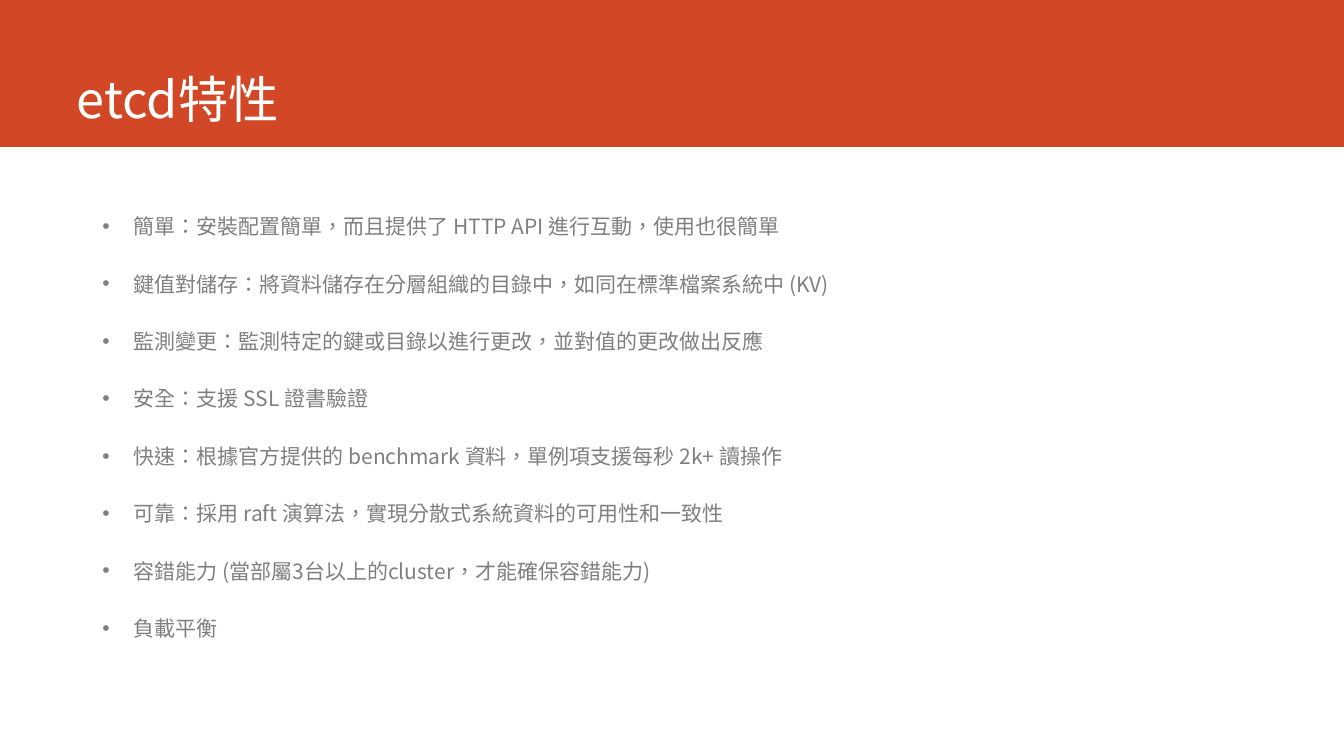
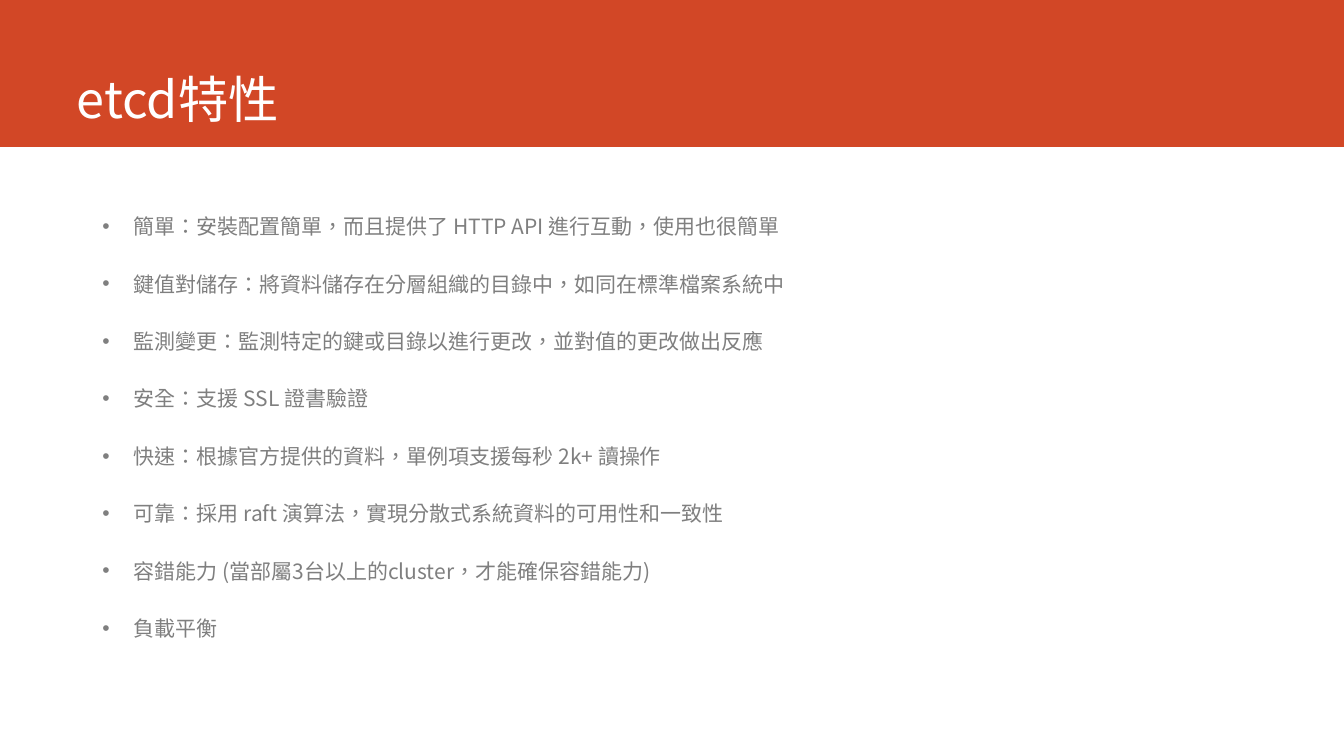
Before and after one commit to dinoliang/TemplateInfo, a slide deck: slide 7 of Reverse Proxy.ppt. Drawn at 1344x756 pixels with LibreOffice and Linux fonts; fonts in the diff are those of the drawing. Boxes give left, top, right and bottom in pixels: in the first picture for what was removed or moved away, otherwise in the second. Text is boxed around its words. In the diff, an @@ line names an element or a change of style, - is before the commit and + after.

```diff
--- a/Reverse Proxy.ppt
+++ b/Reverse Proxy.ppt
@@ text at bbox=[134, 274, 785, 294]: text changed @@
-• 鍵值對儲存：將資料儲存在分層組織的目錄中，如同在標準檔案系統中 (KV)
+• 鍵值對儲存：將資料儲存在分層組織的目錄中，如同在標準檔案系統中
@@ text at bbox=[134, 446, 661, 466]: text changed @@
-• 快速：根據官方提供的 benchmark 資料，單例項支援每秒 2k+ 讀操作
+• 快速：根據官方提供的資料，單例項支援每秒 2k+ 讀操作
```
Also in this commit, not shown: 6 other slides changed.
